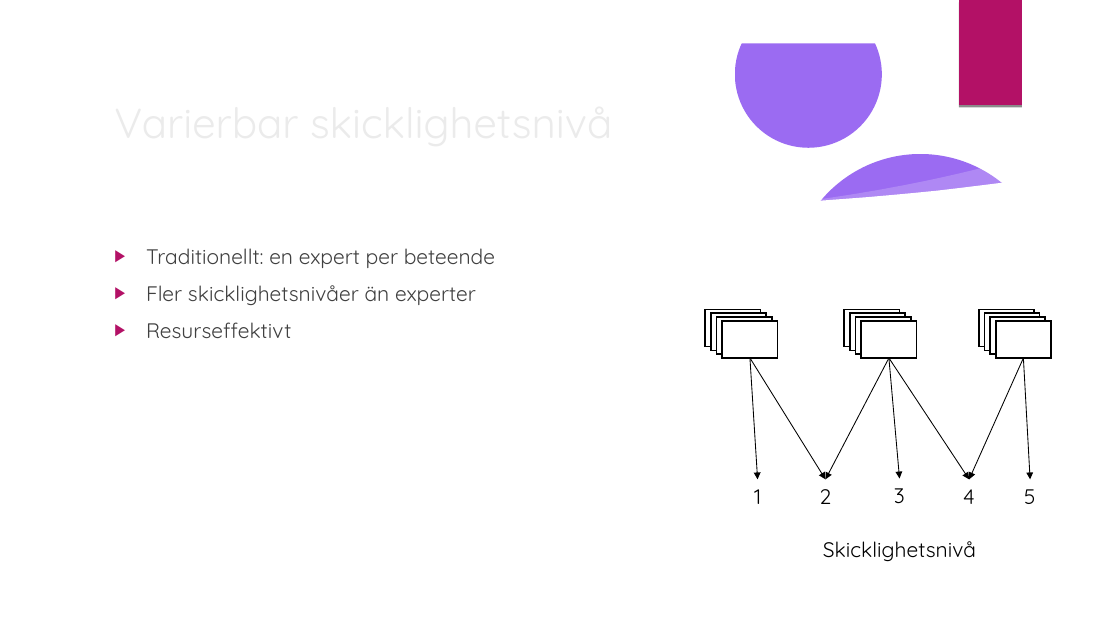
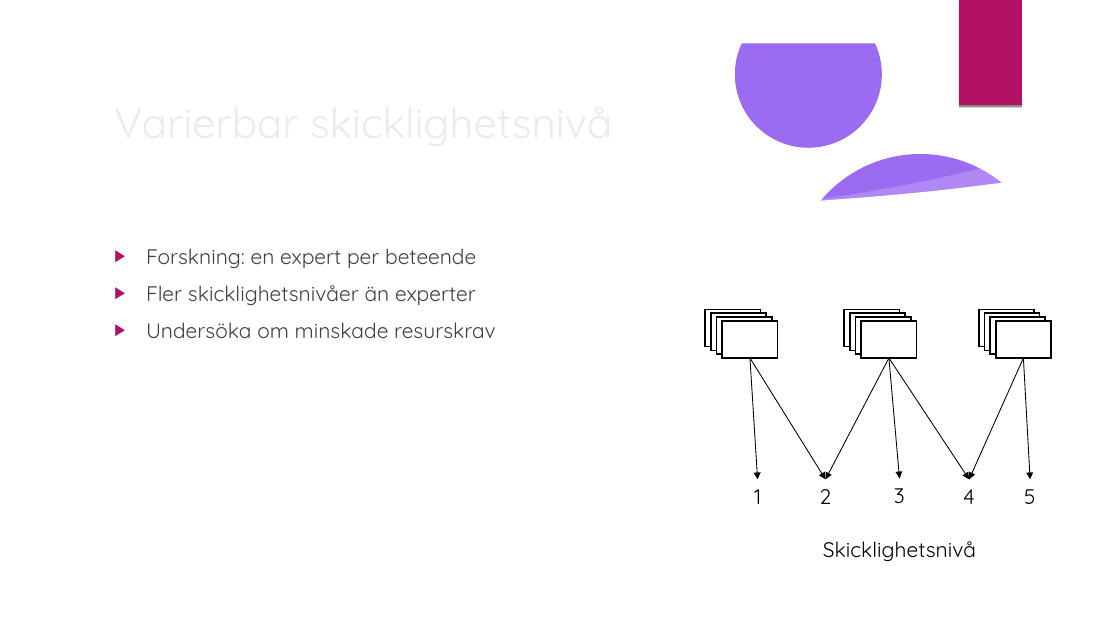
Before and after one commit to johannes-qvarford/a12johqv-examination, a slide deck: slide 4 of Part1/Seminarie Presentation.odp. Drawn at 1120x630 pixels with LibreOffice and Linux fonts; fonts in the diff are those of the drawing; background and template pictures are left out. Boxes give left, top, right and bottom in pixels: in the first picture for what was removed or moved away, otherwise in the second. Text is boxed around its words. In the diff, an @@ line names an element or a change of style, - is before the commit and + after.

```diff
--- a/Part1/Seminarie Presentation.odp
+++ b/Part1/Seminarie Presentation.odp
@@ text at [146, 248, 476, 268]: text changed @@
-▶ Traditionellt: en expert per beteende
+▶ Forskning: en expert per beteende
@@ text at [146, 322, 496, 338]: text changed @@
-▶ Resurseffektivt
+▶ Undersöka om minskade resurskrav
```
Also in this commit, not shown: 3 other slides changed, 27 other files.
